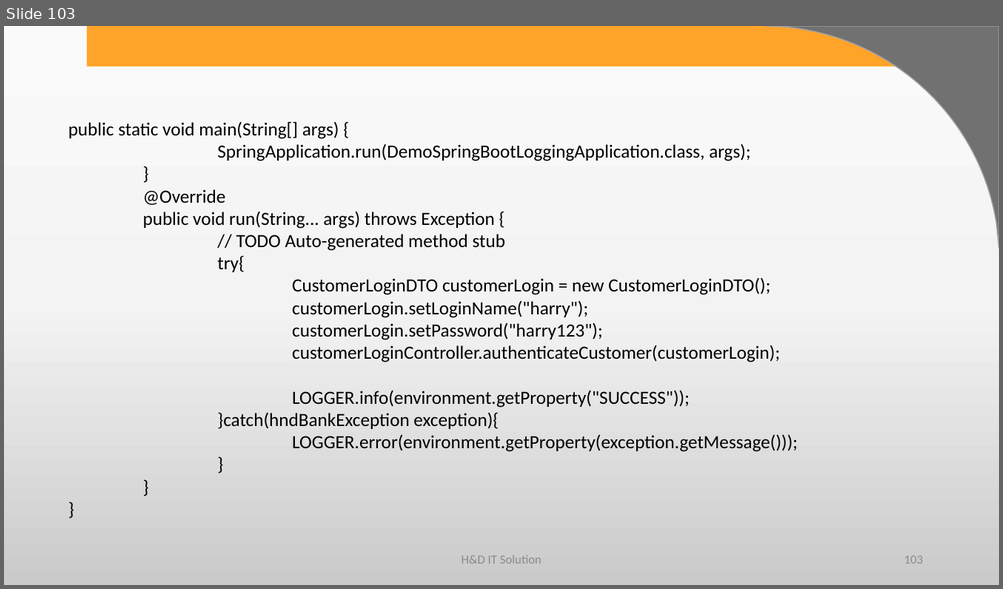
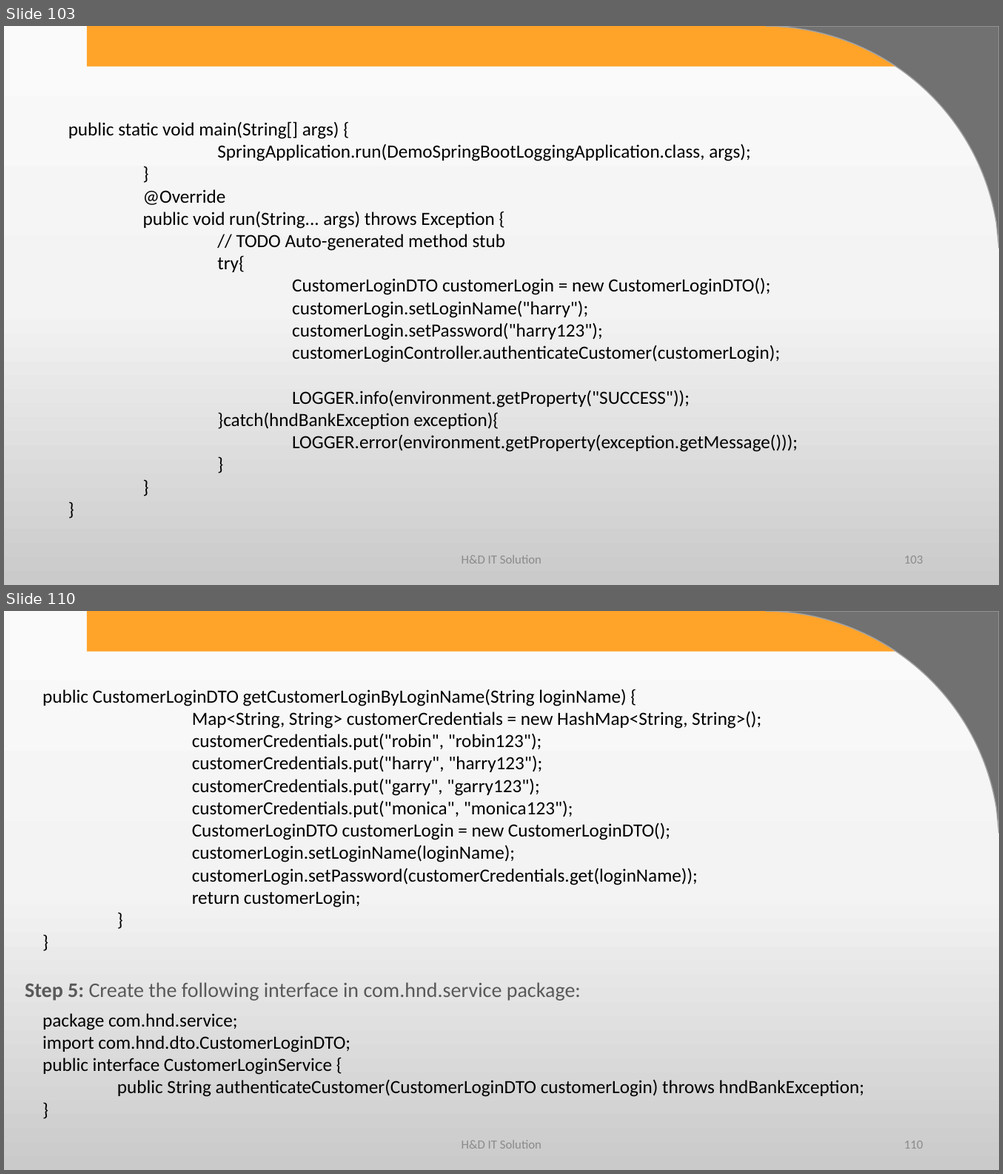
Before and after one commit to harshadasawant/spring_boot1, a slide deck: infinite/src/main/ppt/spring with service layer.pptx. Shown one above the other, each under a label of ours: slide 103 before the commit, slides 103 and 110 after it; the slides between them are not shown. The pictures are 1003x589 and 1003x1174 pixels, drawn with LibreOffice and Linux fonts; fonts in the diff are those of the drawing; background and template pictures are left out. Boxes give left, top, right and bottom in pixels: in the first picture for what was removed or moved away, otherwise in the second. Text is boxed around its words. In the diff, an @@ line names an element or a change of style, - is before the commit and + after.

```diff
--- a/infinite/src/main/ppt/spring with service layer.pptx
+++ b/infinite/src/main/ppt/spring with service layer.pptx
@@ slide 110 added at [4,611,999,1170], background gradient #FBFBFB to #F4F4F4 to #CBCBCB; not listed: 2 template elements that a slide beside it also shows @@
@@ text added at [42,689,761,908], 18 pt, text #000000 @@
+public CustomerLoginDTO getCustomerLoginByLoginName(String loginName) {
+Map<String, String> customerCredentials = new HashMap<String, String>();
+customerCredentials.put("robin", "robin123");
+customerCredentials.put("harry", "harry123");
+customerCredentials.put("garry", "garry123");
+customerCredentials.put("monica", "monica123");
+CustomerLoginDTO customerLogin = new CustomerLoginDTO();
+customerLogin.setLoginName(loginName);
+customerLogin.setPassword(customerCredentials.get(loginName));
+return customerLogin;
+}
+}
@@ text added at [25,982,580,1001], 20 pt, text #595959 @@
+Step 5: Create the following interface in com.hnd.service package:
@@ text added at [42,1014,864,1097], 18 pt, text #000000 @@
+package com.hnd.service;
+import com.hnd.dto.CustomerLoginDTO;
+public interface CustomerLoginService {
+public String authenticateCustomer(CustomerLoginDTO customerLogin) throws hndBankException;
+}
@@ text added at [461,1141,541,1149], 12 pt, text #8C8C8C @@
+H&D IT Solution
@@ page number added at [904,1141,922,1149], 12 pt, text #8C8C8C @@
+110
```
Also in this commit, not shown: 12 other slides added, 3 other files.
